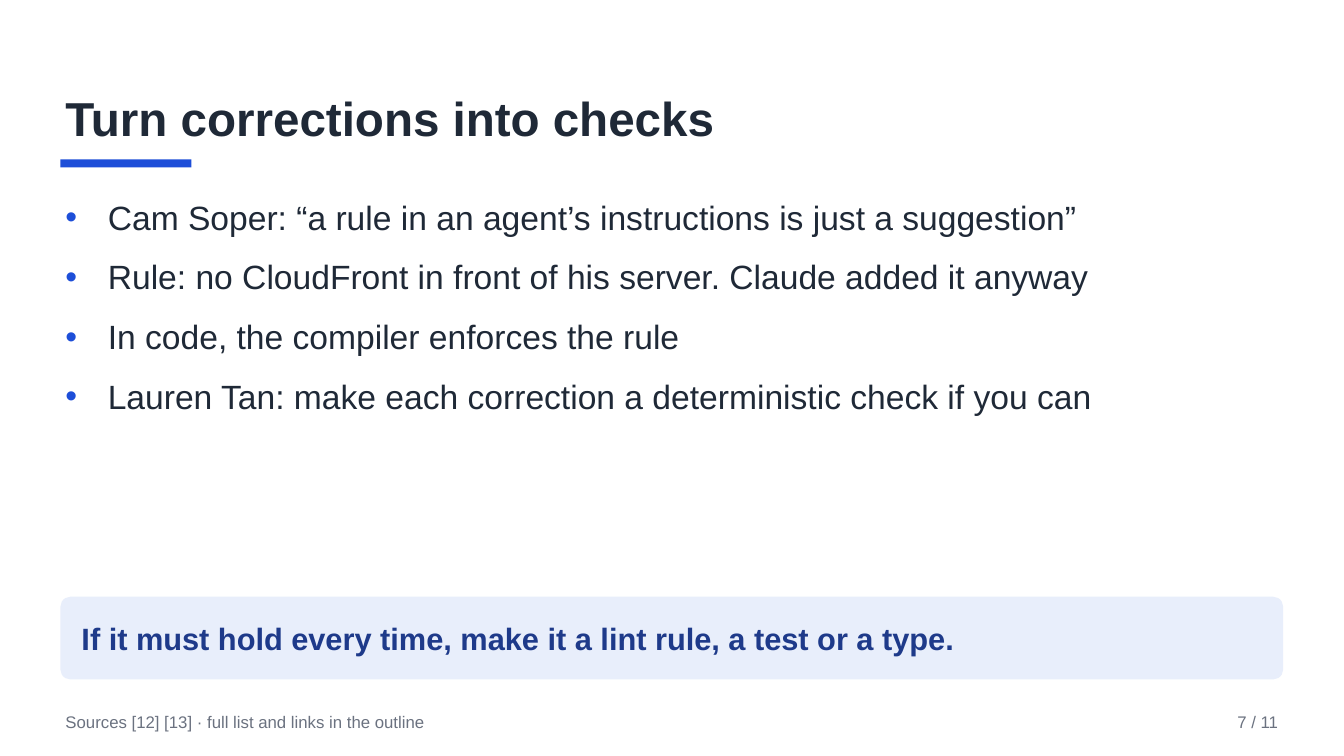
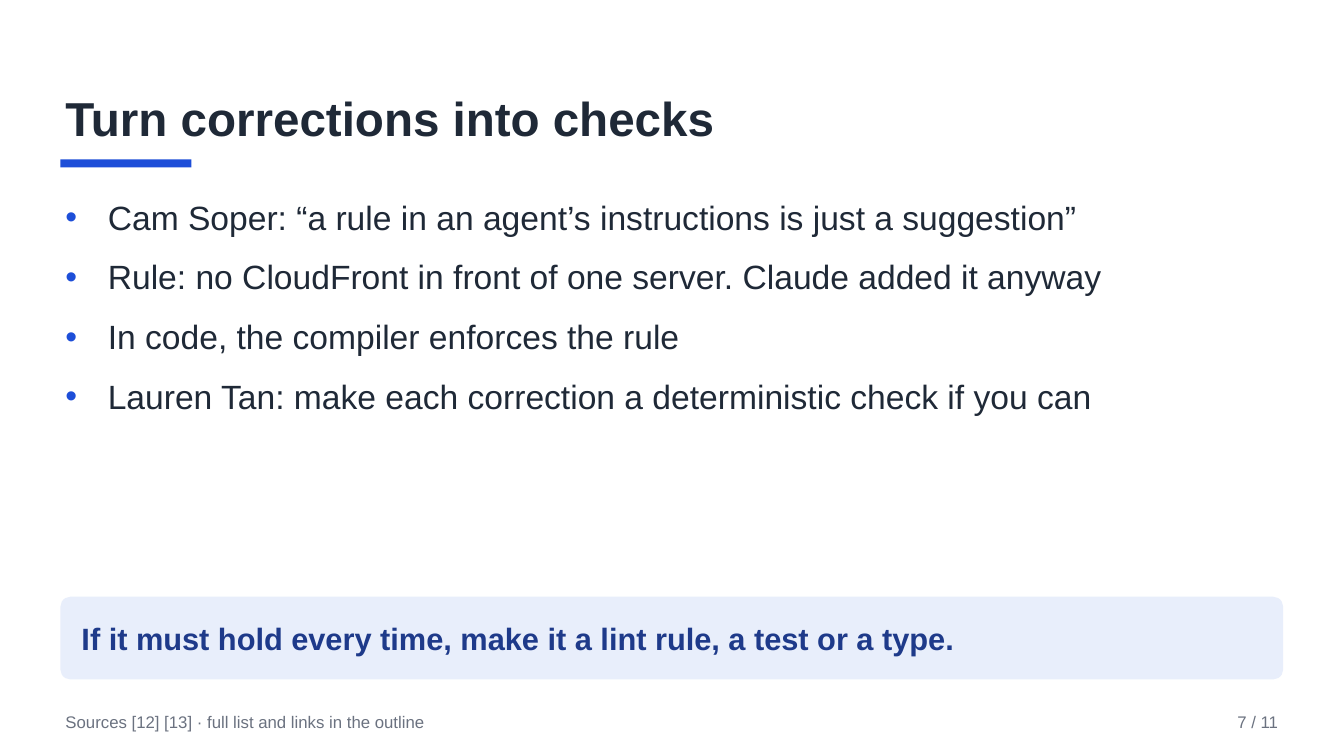
Before and after one commit to AnilKerai/applied-ai-handbook, a slide deck: slide 7 of 4-build/talk-working-with-coding-agents.pptx. Drawn at 1344x756 pixels with LibreOffice and Linux fonts; fonts in the diff are those of the drawing. Boxes give left, top, right and bottom in pixels: in the first picture for what was removed or moved away, otherwise in the second. Text is boxed around its words. In the diff, an @@ line names an element or a change of style, - is before the commit and + after.

```diff
--- a/4-build/talk-working-with-coding-agents.pptx
+++ b/4-build/talk-working-with-coding-agents.pptx
@@ text at (108, 264, 1101, 296): text changed @@
-• Rule: no CloudFront in front of his server. Claude added it anyway
+• Rule: no CloudFront in front of one server. Claude added it anyway
```
Also in this commit, not shown: 6 other slides changed, 1 other file.
